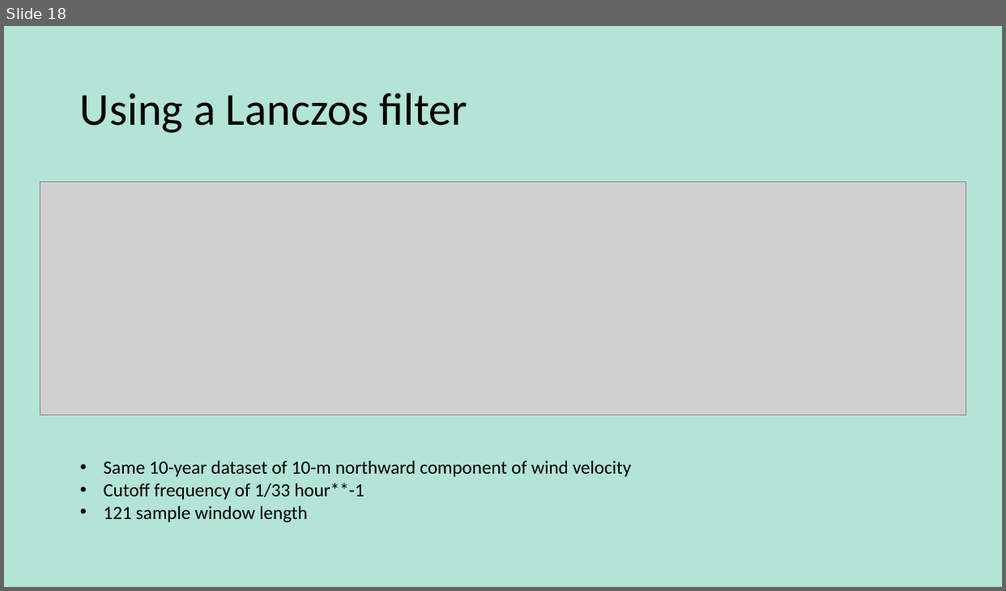
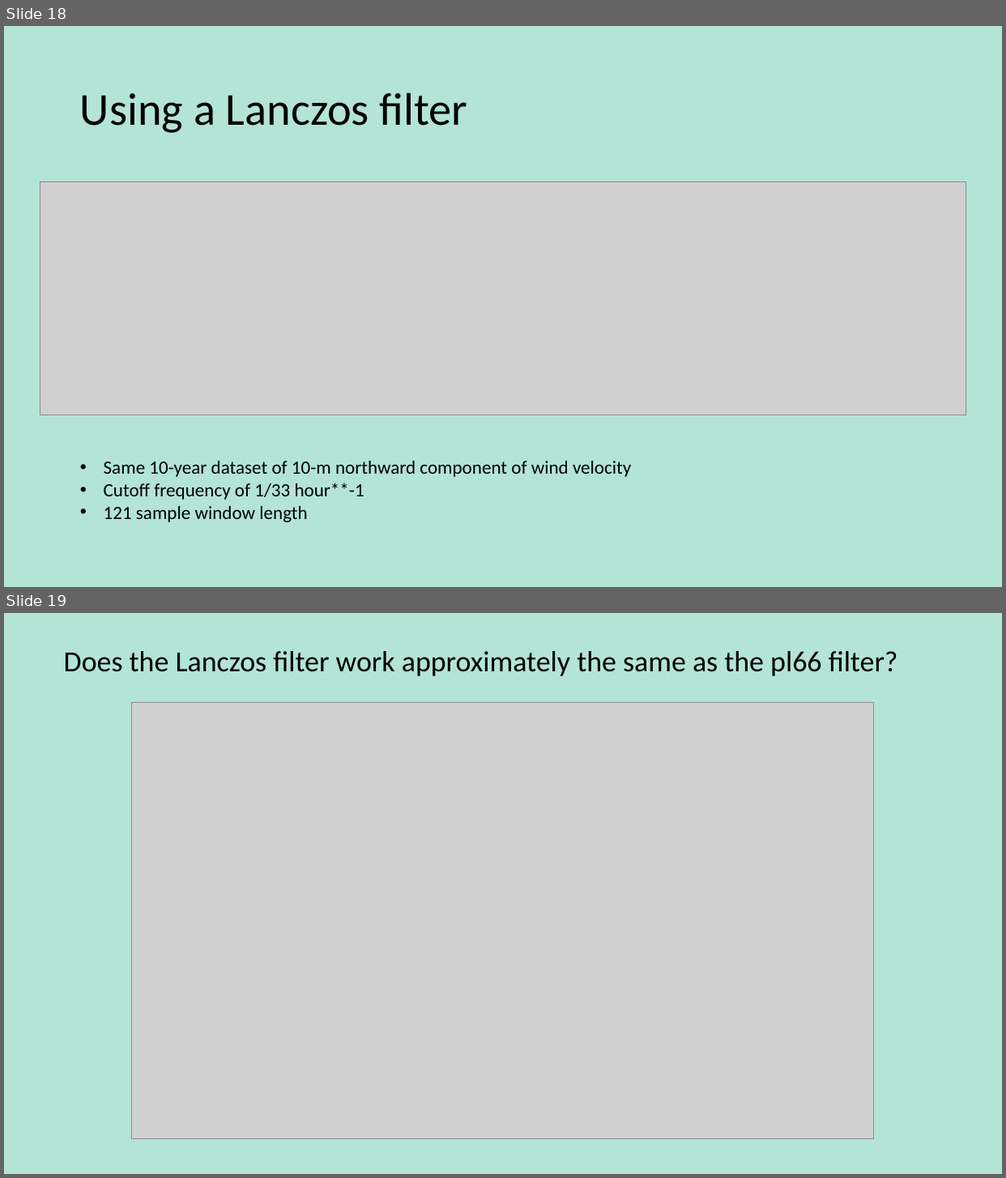
Before and after one commit to Fewings-Lab/kylenec-cpcs-mhw, a slide deck: Diurnal and Low Frequency Northward Winds off Chile.pptx. Shown one above the other, each under a label of ours: slide 18 before the commit, slides 18 and 19 after it. The pictures are 1006x591 and 1006x1178 pixels, drawn with LibreOffice and Linux fonts; fonts in the diff are those of the drawing; grey boxes stand for pictures. Boxes give left, top, right and bottom in pixels: in the first picture for what was removed or moved away, otherwise in the second. Text is boxed around its words. In the diff, an @@ line names an element or a change of style, - is before the commit and + after.

```diff
--- a/Diurnal and Low Frequency Northward Winds off Chile.pptx
+++ b/Diurnal and Low Frequency Northward Winds off Chile.pptx
@@ slide 19 added at (x1=4, y1=613, x2=1002, y2=1174), background #B3E4D6 @@
@@ text added at (x1=64, y1=651, x2=898, y2=676), 28 pt, text #000000 @@
+Does the Lanczos filter work approximately the same as the pl66 filter?
@@ picture added at (x1=132, y1=703, x2=874, y2=1139) @@
```
Also in this commit, not shown: 2 other slides added, 1 slide removed.
